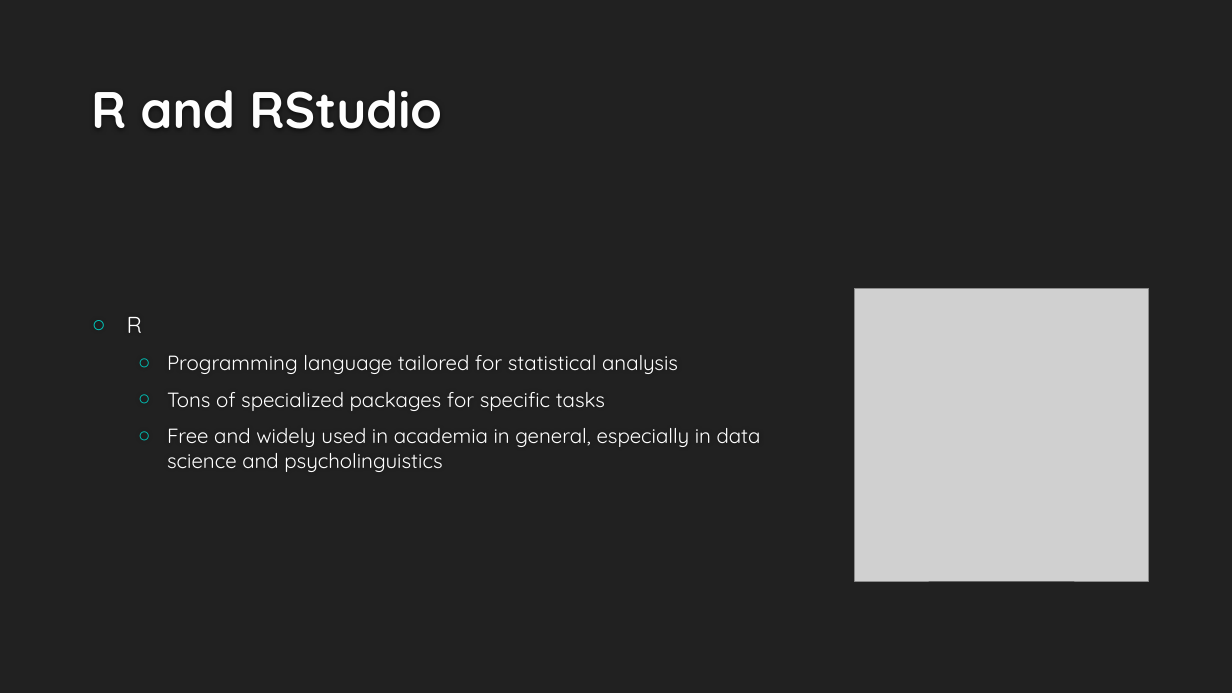
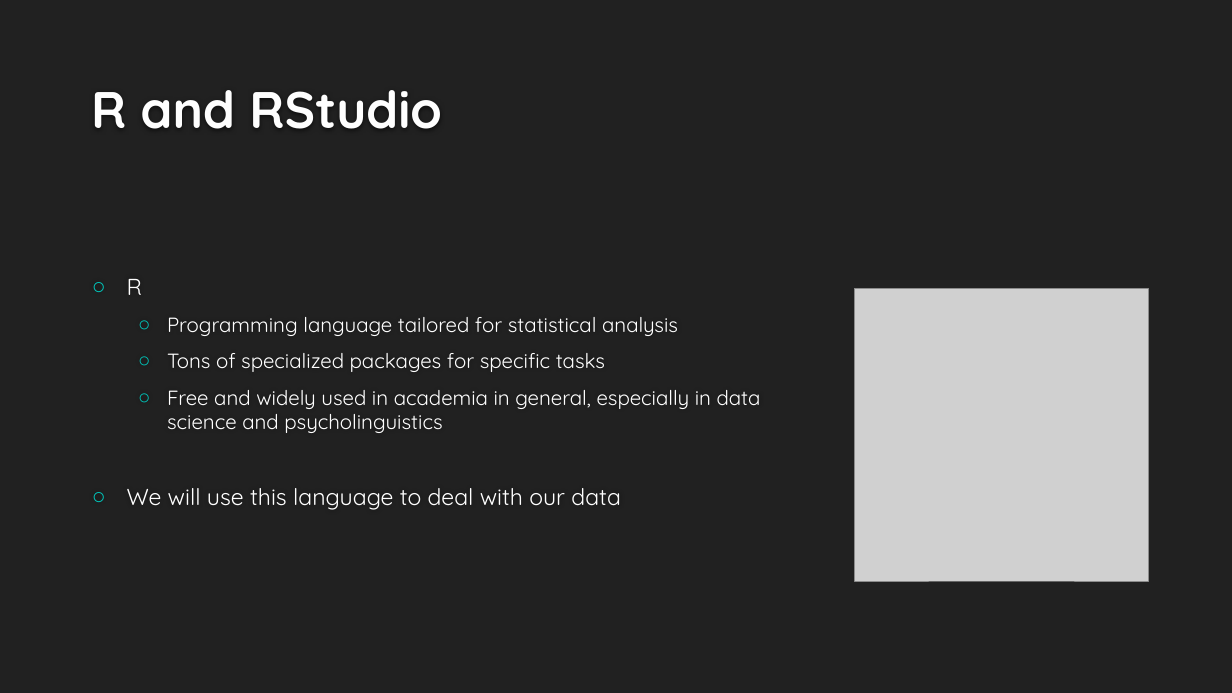
Before and after one commit to allisoct/ETLR23-24, a slide deck: slide 9 of slides/Day1.pptx (slide 8 before the commit). Drawn at 1232x693 pixels with LibreOffice and Linux fonts; fonts in the diff are those of the drawing; grey boxes stand for pictures; background and template pictures are left out. Boxes give left, top, right and bottom in pixels: in the first picture for what was removed or moved away, otherwise in the second. Text is boxed around its words. In the diff, an @@ line names an element or a change of style, - is before the commit and + after.

```diff
--- a/slides/Day1.pptx
+++ b/slides/Day1.pptx
@@ text at bbox=[127, 488, 621, 510]: paragraph added @@
+○ We will use this language to deal with our data
```
Also in this commit, not shown: 6 other slides changed, 3 slides added.
